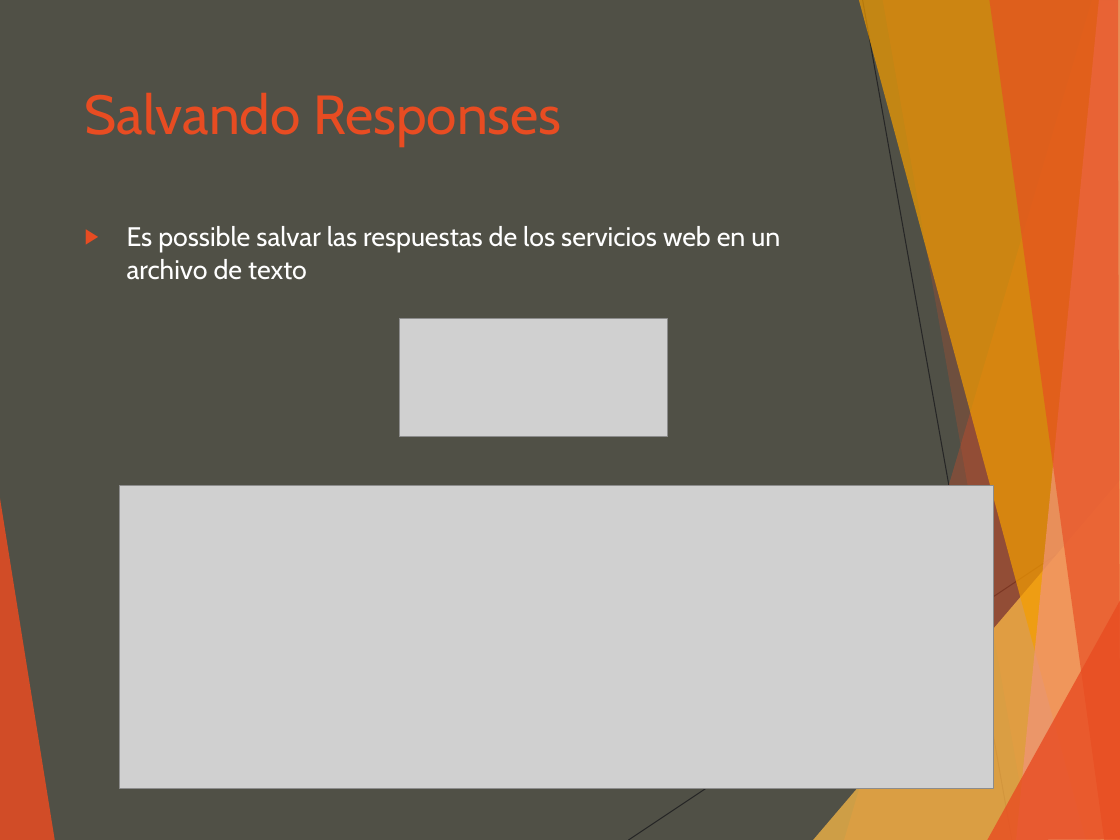
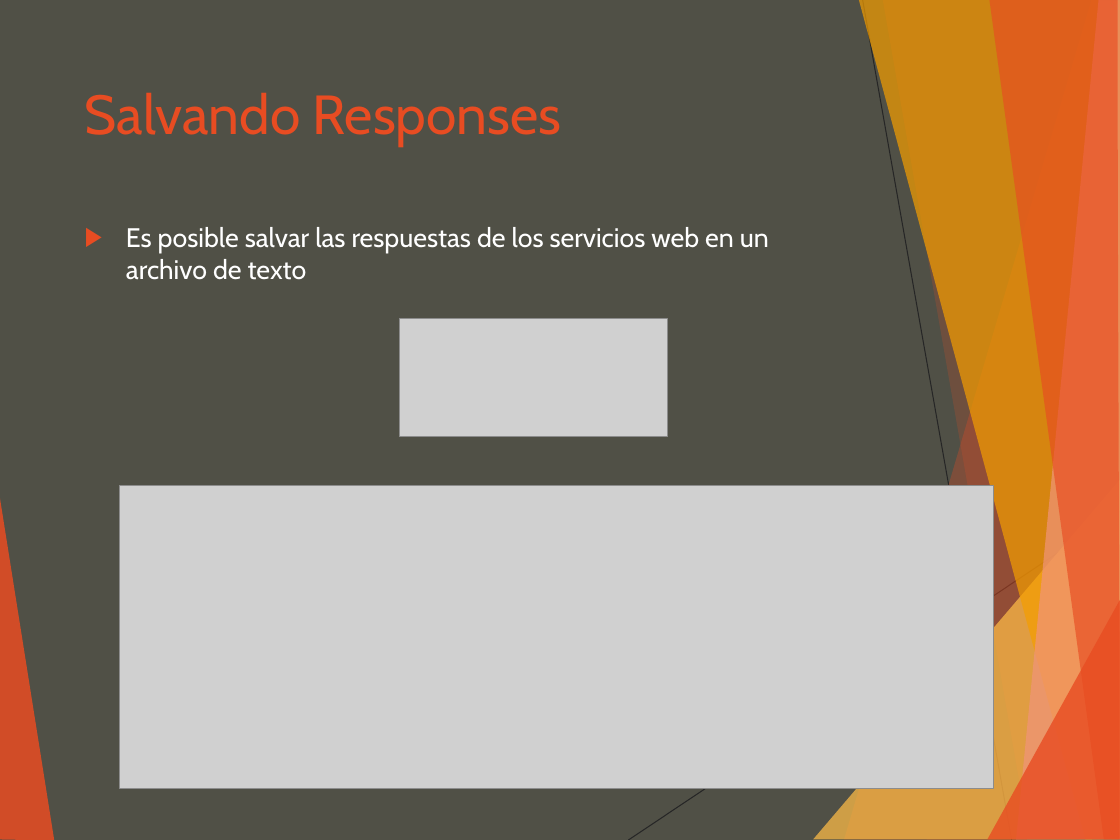
Before and after one commit to luisgepeto/PostmanCourse, a slide deck: slide 13 of Presentacion.ppt. Drawn at 1120x840 pixels with LibreOffice and Linux fonts; fonts in the diff are those of the drawing; grey boxes stand for pictures. Boxes give left, top, right and bottom in pixels: in the first picture for what was removed or moved away, otherwise in the second. Text is boxed around its words. In the diff, an @@ line names an element or a change of style, - is before the commit and + after.

```diff
--- a/Presentacion.ppt
+++ b/Presentacion.ppt
@@ text at [126,227,769,280]: text changed @@
-▶ Es possible salvar las respuestas de los servicios web en un archivo de texto
+▶ Es posible salvar las respuestas de los servicios web en un archivo de texto
@@ outline redrawn in 8 elements at [859,0,1120,839], [1016,0,1120,839], [813,481,1120,840], [845,0,1120,840], [883,0,1120,839], [990,0,1120,839], [0,492,54,840], [988,600,1120,839] @@
```
Also in this commit, not shown: 23 other slides changed, 4 slides added, 3 other files.
